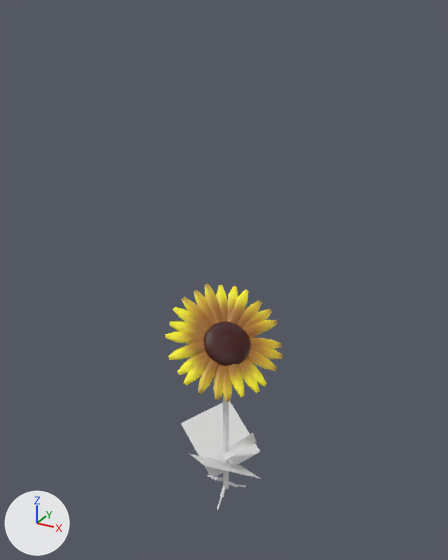
A saved change to the Blender file Sunflower1.blend.
One viewpoint serves both versions: a 50 mm camera at (42.3, -77.3, 78.0) aimed at (-1.3, 2.0, 38.3). Arrows for +X, +Y and +Z are at lower left; the lights stay in place. The older version comes first.

The first picture shows 'Middle', 'Petals ', 'Root_01', 'Root_02', 'Root_03', 'Stem_outer', 'SunflowerLeaf' and 2 more.
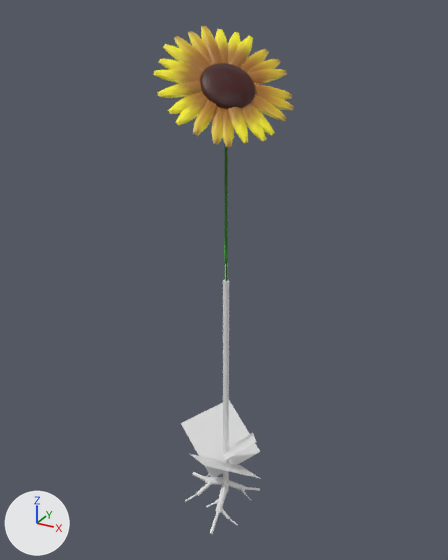
Not visible in the pictures: 'Xylem'.

What the commit changed:
Object 'Middle' (ob_middle) moves from (0.6, -0.4, 28.5) to (0.6, -0.4, 68.2).
Object 'Petals ' (ob_petals) moves from (3.8, 3.2, 27.7) to (3.8, 3.2, 67.4).
Object 'Root_01' (ob_root_01) moves from (1.6, 2.6, -2.6) to (2.7, 4.4, -4.2).
Object 'Root_01' (ob_root_01) is rescaled from (0.0972, 0.138, 1.55) to (0.17, 0.241, 2.72).
Object 'Root_02' (ob_root_02) moves from (0.5, -2.8, -2.3) to (0.7, -4.7, -4.8).
Object 'Root_02' (ob_root_02) is rescaled from (0.159, 0.154, 1.51) to (0.271, 0.263, 2.57).
Object 'Root_03' (ob_root_03) moves from (-3.4, 1.5, -2.0) to (-6.3, 2.8, -4.2).
Object 'Root_03' (ob_root_03) is rescaled from (0.169, 0.169, 1.74) to (0.326, 0.326, 3.36).
Object 'Stem_outer' (ob_stem_outer) moves from (0.1, 0.0, 8.6) to (0.1, 0.0, 18.5).
Object 'Stem_outer' (ob_stem_outer) is rescaled from (0.5, 0.5, 10.1) to (0.5, 0.5, 20.8).
Object 'Stem_inner' (ob_stem_inner) moves from (0.1, 0.0, 13.8) to (0.1, 0.0, 53.5).
Object 'Xylem' (ob_xylem) is new; it shows a copy of the mesh of ob_stem_outer.
Its location is (0.1, 0.1, 19.5).
Its scale is (0.242, 0.242, 22.6).
Object 'Root_02.001' (ob_root_02_001) is new; it shows a copy of the mesh of ob_root_03.
Its location is (2.8, -2.6, -5.9).
Its rotation in degrees is (47, -38, -53).
Its scale is (0.137, 0.13, 1.23).
Object 'Root_03.001' (ob_root_03_001) is new; it shows a copy of the mesh of ob_root_03.
Its location is (-6.0, -1.5, -5.2).
Its rotation in degrees is (64, -39, 158).
Its scale is (0.169, 0.169, 1.74).

Changed parts and their boxes [x1, y1, x2, y2] in the pictures (448 x 560 px):
'Petals ', moved
    before: [165, 284, 283, 402]
    after: [154, 26, 294, 147]
'Middle', moved
    before: [204, 322, 250, 366]
    after: [200, 63, 255, 109]
'Stem_outer', moved, rescaled
    before: [223, 395, 229, 489]
    after: [223, 280, 229, 492]
'Stem_inner', moved (not visible before)
    after: [224, 145, 228, 281]
'Root_02', moved, rescaled (73% wider, 73% taller)
    before: [217, 481, 227, 510]
    after: [210, 483, 228, 534]
'Root_03', moved, rescaled
    before: [207, 475, 223, 482]
    after: [192, 472, 230, 485]
'Root_01', moved, rescaled
    before: [229, 481, 246, 487]
    after: [225, 480, 260, 491]
'Root_03.001', added
    after: [185, 482, 211, 502]
'Root_02.001', added
    after: [222, 508, 238, 525]
